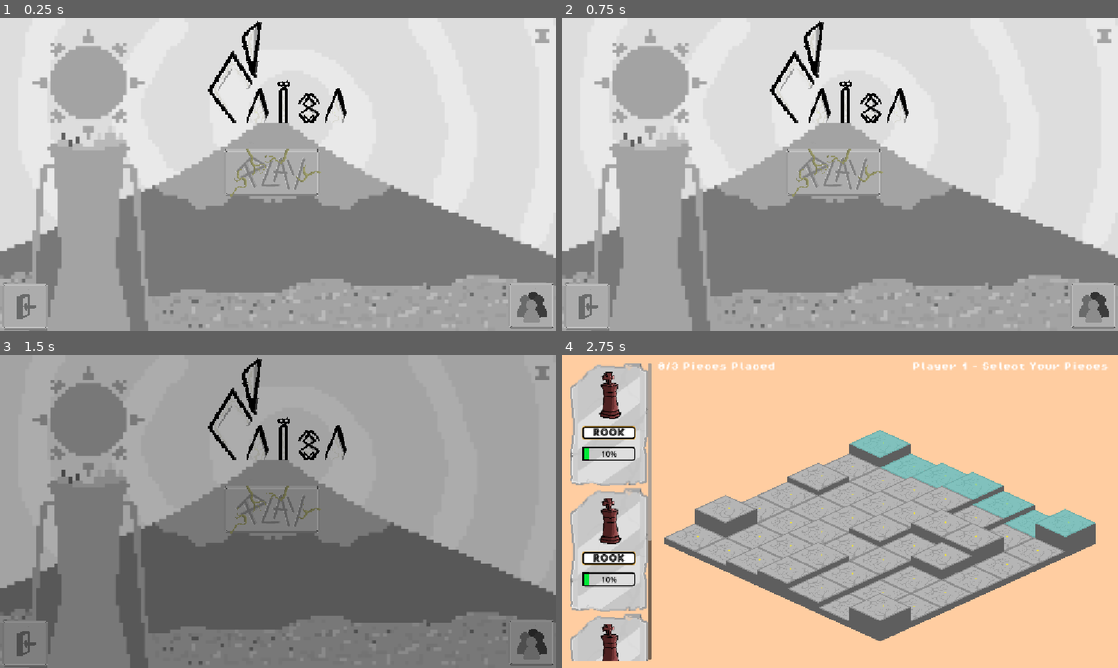
Above: before the commit, frames 1-4 (two rows, left to right).
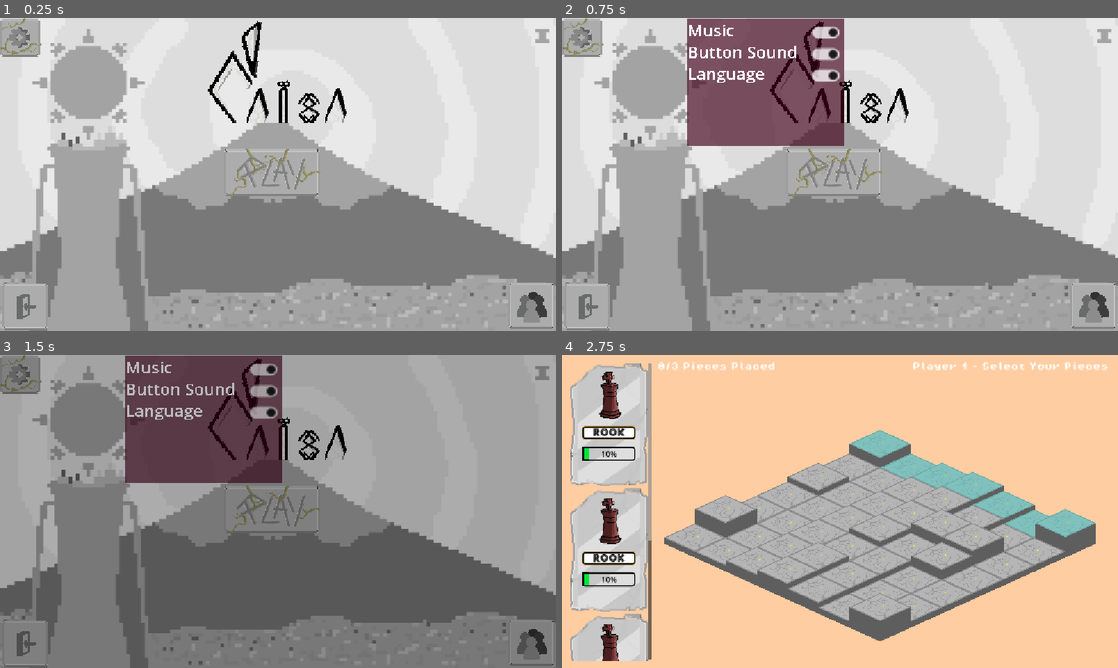
Above: after the commit, the same moments.

Repository: Caiisa-Games/caiisa
Game: Godot game, scene res://scenes/main_menu.tscn
Same seed, same stepped clock (60 frames per second), same inputs: the game is played once before the commit and once after it.
Inputs (mouse positions are in pixels of both pictures, inside the frame that each line leads up to):
- Up to frame 1 (0.25 s): no input
- Up to frame 2 (0.75 s): click (584, 36) at 0.52 s
- Up to frame 3 (1.5 s): click (272, 508) at 1.25 s
- Up to frame 4 (2.75 s): click (823, 370) at 2.02 s

The runs differ from the first frame. In frame 1, 0.9% of the frame differs, in the area x 0-8%, y 0-13%; in frame 2, 12%, in the area x 0-51%, y 0-41%; in frame 3, 12%; in frame 4, nothing differs.

Commit message:
del setting

Diff:
--- a/scenes/card.tscn
+++ b/scenes/card.tscn
@@ -122,21 +122,4 @@
 position = Vector2(72.725784, 140.19641)
 polygon = PackedVector2Array(-13.63607, -138.24925, 89.08913, -139.22284, 88.43934, 41.015453, 88.18005, 112.935974, -72.725784, 112.935974, -72.725784, -88.59636)
 
-[node name="MenuButton2" type="MenuButton" parent="."]
-clip_contents = true
-layout_mode = 0
-offset_left = 159.0877
-offset_top = 2.9207585
-offset_right = 404.95404
-offset_bottom = 190.1606
-rotation = -11.009765
-scale = Vector2(1.0217623, 0.8446499)
-mouse_filter = 1
-mouse_default_cursor_shape = 16
-button_mask = 2
-alignment = 2
-item_count = 1
-popup/item_0/text = "hfhffh jchgj"
-popup/item_0/id = 0
-
 [connection signal="input_event" from="Area2D" to="." method="_on_card_click"]
--- a/scenes/main_menu.tscn
+++ b/scenes/main_menu.tscn
@@ -19,6 +19,7 @@
 [ext_resource type="Texture2D" uid="uid://ru7nhkcy1srm" path="res://assets/ani/Play(Button)8.png" id="17_1a85y"]
 [ext_resource type="Texture2D" uid="uid://c5it2cof1l553" path="res://assets/ani/Play(Button)9.png" id="18_hl5e0"]
 [ext_resource type="Texture2D" uid="uid://cunteaexyc80f" path="res://assets/ani/Play(Button)10.png" id="19_engjn"]
+[ext_resource type="PackedScene" uid="uid://dthlhu418a1q0" path="res://scenes/settings.tscn" id="20_8egab"]
 
 [sub_resource type="AtlasTexture" id="AtlasTexture_6h3lr"]
 atlas = ExtResource("8_hstxw")
@@ -368,6 +369,9 @@
 grow_horizontal = 2
 grow_vertical = 2
 
+[node name="Settings" parent="." instance=ExtResource("20_8egab")]
+layout_mode = 0
+
 [connection signal="pressed" from="CreditsButton" to="." method="_on_credits_button_pressed"]
 [connection signal="pressed" from="ExitButton" to="." method="_on_exit_button_pressed"]
 [connection signal="mouse_entered" from="TextureButton" to="." method="_on_texture_button_mouse_entered"]
Not shown: 1 places in scenes/main_menu.tscn that only renumber resources
